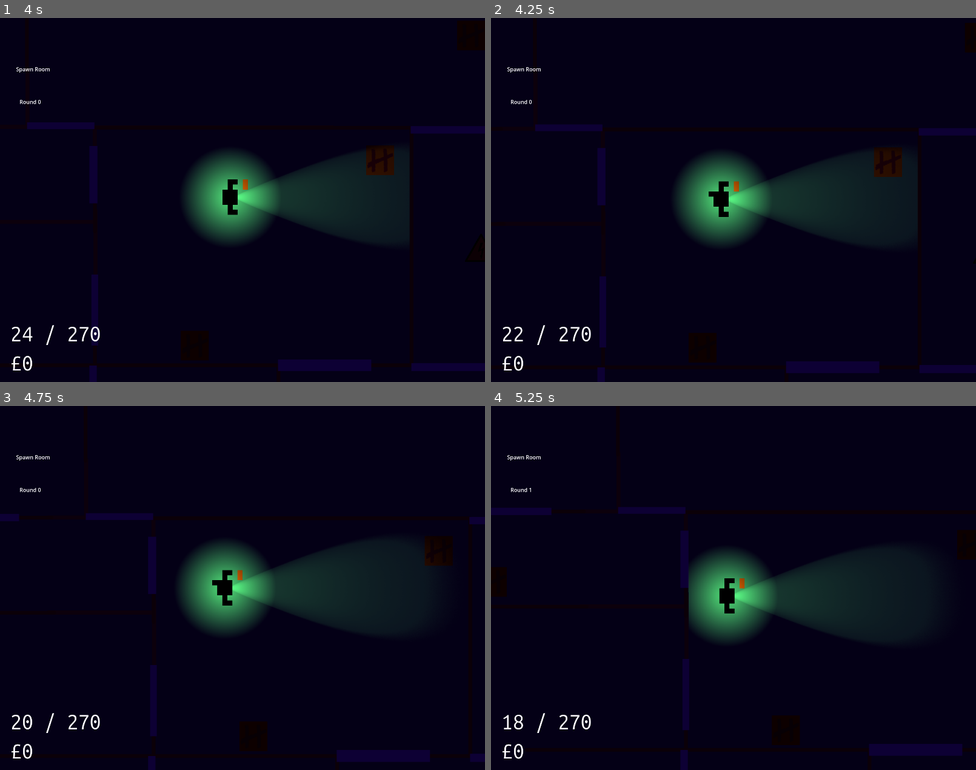
Above: before the commit, frames 1-4 (two rows, left to right).
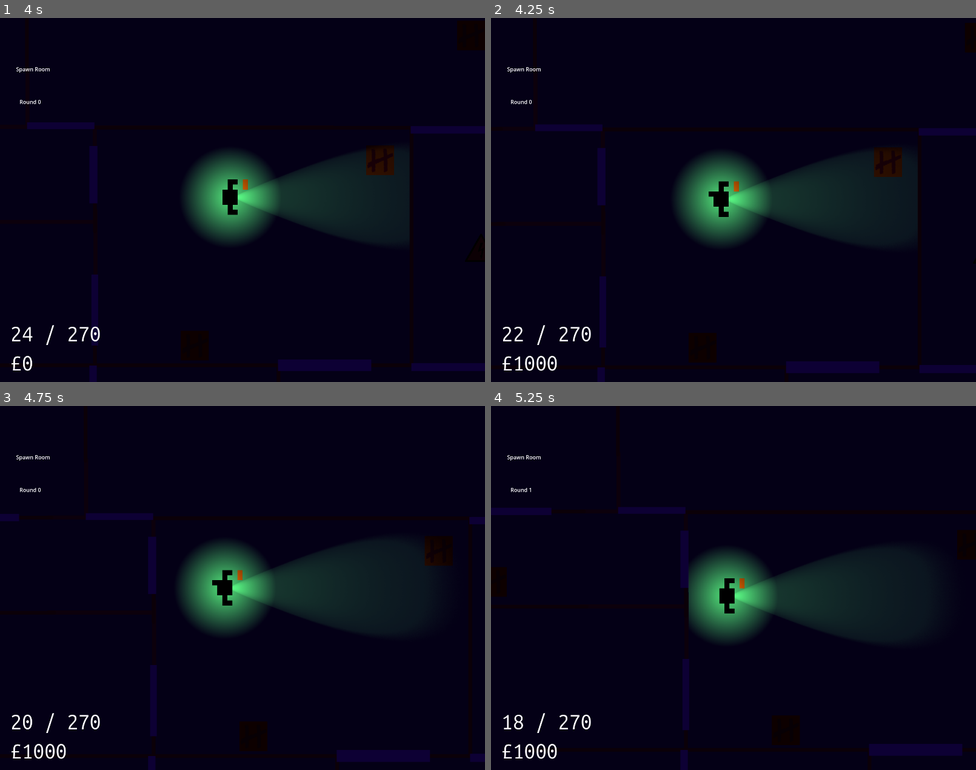
Above: after the commit, the same moments.

Repository: hamzuh/DoubleTap
Game: Godot game, scene res://Entities/basescene.tscn
Same seed, same stepped clock (60 frames per second), same inputs: the game is played once before the commit and once after it. Sound files missing from this copy of the repository are replaced by a short silence.
Inputs (mouse positions are in pixels of both pictures, inside the frame that each line leads up to):
- Up to frame 1 (4 s): tap Enter (ui_accept) at 0.5, 0.77, 1.52, 3.02, 3.77 s; move the mouse to (349, 181) at 0.52 s; press the mouse at (349, 181) at 0.53 s; hold Right (ui_right) 0.53-1.28 s; move the mouse to (145, 218) at 1.27 s; release the mouse at (145, 218) at 1.28 s; hold Down (ui_down) 1.28-2.03 s; tap M (Heavy Attack) at 1.35 s; click (145, 218) at 1.55 s; move the mouse to (291, 119) at 2.02 s; hold Right (ui_right) 2.03-2.78 s; hold N (Light Attack) 2.03-2.78 s; click (291, 119) at 2.3 s; move the mouse to (218, 272) at 2.77 s; hold Up (ui_up) 2.78-3.53 s; tap P (Swap Weapon) at 2.85 s; click (218, 272) at 3.05 s; move the mouse to (388, 254) at 3.52 s; press the mouse at (388, 254) at 3.53 s; hold Left (ui_left) from 3.53 s (still down)
- Up to frame 2 (4.25 s): keep holding Left (ui_left); tap O (debug_money, bound only after the commit) at 4.15 s
- Up to frame 3 (4.75 s): keep holding Left (ui_left); move the mouse to (97, 533) at 4.27 s; release the mouse at (97, 533) at 4.28 s; click (97, 533) at 4.35 s; tap Enter (ui_accept) at 4.52 s
- Up to frame 4 (5.25 s): move the mouse to (757, 588) at 5.02 s; release Left (ui_left) at 5.03 s; press the mouse at (757, 588) at 5.03 s; hold Down (ui_down) from 5.03 s (still down); tap M (Heavy Attack) at 5.1 s

Frame 1 is identical in both runs. In frame 2, 0.2% of the frame differs, in the area x 4-14%, y 92-97%; in frame 3, 0.2%; in frame 4, 0.2%.

Commit message:
Implemented hitstop through an autoload signal, partially organised collision objects into layers and masks, decoupled weapon tracers from source, added debug helper inputs through another autoload.

Diff:
--- a/Audio/Bus Layouts/default_bus_layout.tres
+++ b/Audio/Bus Layouts/default_bus_layout.tres
@@ -1,4 +1,14 @@
 [gd_resource type="AudioBusLayout" format=3 uid="uid://le67uakjy4xq"]
+
+[sub_resource type="AudioEffectHighPassFilter" id="AudioEffectHighPassFilter_3iryl"]
+resource_name = "HighPassFilter"
+resonance = 0.72
+
+[sub_resource type="AudioEffectReverb" id="AudioEffectReverb_3iryl"]
+resource_name = "Reverb"
+damping = 0.34
+hipass = 0.21
+wet = 0.73
 
 [sub_resource type="AudioEffectReverb" id="AudioEffectReverb_j3pel"]
 resource_name = "Reverb"
@@ -14,6 +24,10 @@
 bus/1/bypass_fx = false
 bus/1/volume_db = 0.0
 bus/1/send = &"Master"
+bus/1/effect/0/effect = SubResource("AudioEffectHighPassFilter_3iryl")
+bus/1/effect/0/enabled = false
+bus/1/effect/1/effect = SubResource("AudioEffectReverb_3iryl")
+bus/1/effect/1/enabled = false
 bus/2/name = &"Weapons"
 bus/2/solo = false
 bus/2/mute = false
--- a/Entities/Environments/level1.tscn
+++ b/Entities/Environments/level1.tscn
@@ -458,6 +458,7 @@
 occluder = SubResource("OccluderPolygon2D_pieet")
 
 [node name="DoorBuyable" type="Area2D" parent="." unique_id=1852761078]
+collision_layer = 16
 
 [node name="db1" type="CollisionShape2D" parent="DoorBuyable" unique_id=1998706202]
 position = Vector2(-200.5, -65.5)
@@ -527,41 +528,49 @@
 [node name="Rooms" type="Node2D" parent="." unique_id=236383634]
 
 [node name="Spawn Room" type="Area2D" parent="Rooms" unique_id=499246318]
+collision_layer = 32
 
 [node name="CollisionPolygon2D" type="CollisionPolygon2D" parent="Rooms/Spawn Room" unique_id=1634844253]
 polygon = PackedVector2Array(-196, -206, -197, 496, 743, 499, 743, -206)
 
 [node name="First Corridor" type="Area2D" parent="Rooms" unique_id=833240900]
+collision_layer = 32
 
 [node name="CollisionPolygon2D" type="CollisionPolygon2D" parent="Rooms/First Corridor" unique_id=780900713]
 polygon = PackedVector2Array(-851, -205, -853, 74, -199, 73, -200, -208)
 
 [node name="C Room" type="Area2D" parent="Rooms" unique_id=744182325]
+collision_layer = 32
 
 [node name="CollisionPolygon2D" type="CollisionPolygon2D" parent="Rooms/C Room" unique_id=1321076364]
 polygon = PackedVector2Array(-196, 76, -1006, 74, -1003, 1009, -205, 1007)
 
 [node name="Bunk Room" type="Area2D" parent="Rooms" unique_id=766075443]
+collision_layer = 32
 
 [node name="CollisionPolygon2D" type="CollisionPolygon2D" parent="Rooms/Bunk Room" unique_id=489609488]
 polygon = PackedVector2Array(-200, 500, -202, 1004, 1009, 1006, 1004, 501)
 
 [node name="Power Room" type="Area2D" parent="Rooms" unique_id=70561200]
+collision_layer = 32
 
 [node name="CollisionPolygon2D" type="CollisionPolygon2D" parent="Rooms/Power Room" unique_id=1912196098]
 polygon = PackedVector2Array(742, -203, 743, 501, 1018, 499, 1007, -203)
 
 [node name="The Great Outdoors" type="Area2D" parent="Rooms" unique_id=85180377]
+collision_layer = 32
 
 [node name="CollisionPolygon2D" type="CollisionPolygon2D" parent="Rooms/The Great Outdoors" unique_id=2059124507]
 polygon = PackedVector2Array(-396, -211, 1013, -204, 1003, -747, -28, -743, -29, -1008, -398, -1008)
 
 [node name="Hell Shed" type="Area2D" parent="Rooms" unique_id=2055327701]
+collision_layer = 32
 
 [node name="CollisionPolygon2D" type="CollisionPolygon2D" parent="Rooms/Hell Shed" unique_id=1632451148]
 polygon = PackedVector2Array(-27, -1008, -27, -746, 1005, -746, 1004, -1009)
 
 [node name="Surprise!" type="Area2D" parent="Rooms" unique_id=1589319768]
+collision_layer = 32
 
 [node name="CollisionPolygon2D" type="CollisionPolygon2D" parent="Rooms/Surprise!" unique_id=2128569668]
 polygon = PackedVector2Array(-396, -211, -401, -1012, -1004, -1002, -1005, -210)
@@ -591,6 +600,7 @@
 
 [node name="Power Switch" type="Area2D" parent="." unique_id=858898078]
 position = Vector2(950, 150)
+collision_layer = 16
 
 [node name="Sprite2D" type="Sprite2D" parent="Power Switch" unique_id=1065267746]
 scale = Vector2(0.05, 0.05)
--- a/Entities/Powerup.tscn
+++ b/Entities/Powerup.tscn
@@ -8,6 +8,7 @@
 size = Vector2(100, 100)
 
 [node name="Powerup" type="Area2D" unique_id=1413027866]
+collision_layer = 8
 script = ExtResource("1_t7m5g")
 
 [node name="Sprite2D" type="Sprite2D" parent="." unique_id=569697315]
--- a/Entities/Weapon.tscn
+++ b/Entities/Weapon.tscn
@@ -29,7 +29,8 @@
 collide_with_areas = true
 
 [node name="Line2D" type="Line2D" parent="." unique_id=2103399184]
-show_behind_parent = true
+top_level = true
+z_index = 1
 material = SubResource("ShaderMaterial_l1yfq")
 points = PackedVector2Array(0, 0, 0, 50)
 closed = true
--- a/Entities/followerenemy.tscn
+++ b/Entities/followerenemy.tscn
@@ -2,6 +2,25 @@
 
 [ext_resource type="Script" uid="uid://c5b3ape1fuatr" path="res://Scripts/followerEnemy.gd" id="1_swvey"]
 [ext_resource type="Texture2D" uid="uid://c24jw8vj2v1ya" path="res://Art/Enemies/enemy.png" id="2_sngmf"]
+
+[sub_resource type="SpriteFrames" id="SpriteFrames_swvey"]
+animations = [{
+"frames": [{
+"duration": 1.0,
+"texture": ExtResource("2_sngmf")
+}],
+"loop": false,
+"name": &"death",
+"speed": 2.0
+}, {
+"frames": [{
+"duration": 1.0,
+"texture": ExtResource("2_sngmf")
+}],
+"loop": true,
+"name": &"walk",
+"speed": 5.0
+}]
 
 [sub_resource type="CircleShape2D" id="CircleShape2D_7upyn"]
 radius = 17.0
@@ -15,8 +34,9 @@
 motion_mode = 1
 script = ExtResource("1_swvey")
 
-[node name="Sprite2D" type="Sprite2D" parent="." unique_id=1503296724]
-texture = ExtResource("2_sngmf")
+[node name="AnimatedSprite2D" type="AnimatedSprite2D" parent="." unique_id=1559935375]
+sprite_frames = SubResource("SpriteFrames_swvey")
+animation = &"death"
 
 [node name="CollisionShape2D" type="CollisionShape2D" parent="." unique_id=1839065831]
 shape = SubResource("CircleShape2D_7upyn")
@@ -30,4 +50,5 @@
 [node name="LightOccluder2D" type="LightOccluder2D" parent="." unique_id=1474520109]
 occluder = SubResource("OccluderPolygon2D_swvey")
 
+[connection signal="animation_finished" from="AnimatedSprite2D" to="." method="_on_animated_sprite_2d_animation_finished"]
 [connection signal="timeout" from="Timer" to="." method="_on_timer_timeout"]
--- a/Entities/player.tscn
+++ b/Entities/player.tscn
@@ -111,6 +111,7 @@
 [node name="Player" type="CharacterBody2D" unique_id=153121857 groups=["Player"]]
 z_index = 2
 texture_filter = 1
+collision_mask = 57
 motion_mode = 1
 script = ExtResource("1_dcg4n")
 
--- a/Scripts/Player/CharacterBody2D.gd
+++ b/Scripts/Player/CharacterBody2D.gd
@@ -47,6 +47,7 @@
 func _ready() -> void:
 	state_machine.init(self, movement_animation)
 	$AudioListener2D.make_current()
+	Globals.hitstop.connect(_on_hitstop)
 
 func _unhandled_input(event: InputEvent) -> void:
 	state_machine.process_input(event)
@@ -145,3 +146,8 @@
 				instakill = false
 			"Double Points":
 				double_points = false
+
+func _on_hitstop(start, timescale, camera_shake, intensity, time):
+	movement_animation.speed_scale = timescale
+	if not start and camera_shake:
+		camera.shake(intensity, time)
--- a/Scripts/Player/Hitboxes.gd
+++ b/Scripts/Player/Hitboxes.gd
@@ -9,7 +9,10 @@
 			if hitbox.disabled == false:
 				body.hit(owner, hitbox.damage, hitbox.knockback, owner.instakill)
 				if hitbox == $LK:
-					owner.camera.shake(11, 0.15)
+					Globals.hitstop_activate(0.1, 0, true, 11, 0.15)
+					#owner.camera.shake(11, 0.15)
+					# This sucks major ass
+					await await get_tree().create_timer(0.1, true, false, true).timeout
 				owner.melee_audio.stream = hitbox.onHitSFX
 				owner.melee_audio.play()
 				#print(hitbox)
--- a/Scripts/Player/States/Moving.gd
+++ b/Scripts/Player/States/Moving.gd
@@ -14,6 +14,6 @@
 	direction = Input.get_vector("ui_left", "ui_right", "ui_up", "ui_down")
 	if direction == Vector2(0, 0):
 		return idle_state
-	parent.velocity = direction * parent.speed
+	parent.velocity = direction * parent.speed * Globals.speed_scale
 	parent.move_and_slide()
 	return null
--- a/Scripts/Weapons/coin.gd
+++ b/Scripts/Weapons/coin.gd
@@ -14,22 +14,20 @@
 
 func _physics_process(delta: float) -> void:
 	if active >= 0:
-		position += direction * speed
-		active -= delta
+		position += direction * speed * Globals.speed_scale
+		active -= delta * Globals.speed_scale
 	else:
 		queue_free()
-	if tracerCooldown > 0:
-		speed = 0
+	if tracerCooldown >= 0:
 		tracerCooldown -= delta
 		if tracerCooldown < 0.15:
 			audioPlayer.stop()
 	else:
 		if shot:
-			hitter.camera.shake(25, 0.3)
+			#hitter.camera.shake(25, 0.3)
 			shot = false
 			audioPlayer.stream = load("res://Audio/Weapons/Coin/superhit.wav")
 			audioPlayer.play()
-		speed = 7
 		tracer.visible = false
 		flash.visible = false
 
@@ -50,5 +48,6 @@
 		flash.visible = true
 		shot = true
 		tracerCooldown = 0.3
+		Globals.hitstop_activate(0.3, 0, true, 25, 0.3)
 	audioPlayer.stream = load("res://Audio/Weapons/Coin/coinhit.wav")
 	audioPlayer.play()
--- a/Scripts/Weapons/weapon.gd
+++ b/Scripts/Weapons/weapon.gd
@@ -65,9 +65,9 @@
 
 func _physics_process(delta: float) -> void:
 	if cooldown > 0:
-		cooldown -= delta
+		cooldown -= delta * Globals.speed_scale
 	if tracerCooldown > 0:
-		tracerCooldown -= delta
+		tracerCooldown -= delta * Globals.speed_scale
 	else:
 		tracer.visible = false
 		muzzleFlash.visible = false
@@ -85,10 +85,11 @@
 		# Maybe change this to take info from resource and increase intensity over time for automatics
 		get_parent().camera.shake(8, 0.08)
 		ray.target_position = Vector2(1000, 0).rotated(randf_range(-PI/2, PI/2) * spread)
+		tracer.set_point_position(0, get_parent().position)
 		if ray.is_colliding():
 			if ray.get_collider().is_in_group("Coin"):
 				ray.get_collider().hit(get_parent(), weaponName, damage, knockback, get_parent().instakill)
-				tracer.set_point_position(1, to_local(ray.get_collider().position))
+				tracer.set_point_position(1, ray.get_collider().position)
 				tracer.gradient.set_color(1, Color(1, 1, 1))
 				tracer.width_curve.set_point_value(0, 1)
 				#print("ting")
@@ -97,9 +98,10 @@
 				tracer.gradient.set_color(1, Color(1, 0.71, 0))
 				if ray.get_collider().is_in_group("Enemy"):
 					ray.get_collider().hit(get_parent(), damage, knockback, get_parent().instakill)
-				tracer.set_point_position(1, to_local(ray.get_collision_point()))
+				tracer.set_point_position(1, ray.get_collision_point())
 		else:
-			tracer.set_point_position(1, ray.target_position)
+			tracer.set_point_position(1, (get_parent().position + (ray.target_position.rotated(get_parent().rotation))))
+			print(ray.target_position)
 		muzzleFlash.visible = true
 		tracer.visible = true
 		tracerCooldown = 0.02
--- a/Scripts/basescene.gd
+++ b/Scripts/basescene.gd
@@ -34,7 +34,9 @@
 	return get_node("Level")
 
 func get_current_enemy_count():
-	return get_tree().get_nodes_in_group("Enemy").size()
+	# Rework this, it's a little hacky
+	# Probably only need to check against the second arg
+	return min(get_tree().get_nodes_in_group("Enemy").size(), get_tree().get_nodes_in_group("Enemy").filter(func(enemy): return enemy.dead == false).size())
 
 func _on_enemy_enemy_dead(enemy_position) -> void:
 	# Random chance to spawn powerup
--- /dev/null
+++ b/Scripts/debug_helpers.gd
@@ -0,0 +1,7 @@
+extends Node
+
+@onready var Player = get_node("../Main/Player")
+
+func _input(event: InputEvent) -> void:
+	if Input.is_action_just_pressed("debug_money"):
+		Player.increase_points(1000)
--- a/Scripts/followerEnemy.gd
+++ b/Scripts/followerEnemy.gd
@@ -3,7 +3,7 @@
 @onready var Player = get_parent().get_Player()
 @onready var Level = get_parent().get_Level()
 @onready var navigation_agent: NavigationAgent2D = $NavigationAgent2D
-@onready var sprite = $Sprite2D
+@onready var sprite = $AnimatedSprite2D
 @onready var occluder = $LightOccluder2D
 @onready var navtimer = $Timer
 
@@ -17,6 +17,9 @@
 var knock: bool = false
 var knockforce: float
 var knockdirect: Vector2
+
+# Death variables - probably needs changing later
+var dead: bool = false
 
 # Signals
 signal enemy_dead(position)
@@ -36,32 +39,37 @@
 
 func die(killer):
 	killer.increase_points(50)
+	dead = true
+	# Hmm
+	# Probably looks better after a proper animation
+	$CollisionShape2D.disabled = true
 	enemy_dead.emit(position)
-	# print("I died!")
-	# Add blood spurting effect
-	# Play death noise
-	queue_free()
-
+	# Substitute for death animation
+	sprite.play("death")
 ###
 
 func _ready() -> void:
 	navigation_agent.velocity_computed.connect(Callable(_on_velocity_computed))
 	set_movement_target(Player.position + variation)
+	Globals.hitstop.connect(_on_hitstop)
 
 func set_movement_target(movement_target: Vector2):
 	navigation_agent.set_target_position(movement_target)
 
 func _physics_process(delta):
 	if knock:
-		velocity = knockdirect * knockforce
+		velocity = knockdirect * knockforce * Globals.speed_scale
 		move_and_slide()
-		knockforce -= 1000 * delta
+		knockforce -= 1000 * delta * Globals.speed_scale
 		if knockforce <= 0:
 			knock = false
 		return
 	#sprite.rotation = velocity.angle()
-	sprite.rotation = lerp_angle(sprite.rotation, velocity.angle(), 0.08)
-	occluder.rotation = sprite.rotation
+	if dead:
+		return
+	if Globals.speed_scale:
+		sprite.rotation = lerp_angle(sprite.rotation, velocity.angle(), 0.08)
+		occluder.rotation = sprite.rotation
 
 	if position.distance_to(Player.position) >= 1000:
 		navtimer.wait_time = 0.5
@@ -79,7 +87,7 @@
 		# If the ray detects no wall in the way...
 		if !(result.get("collider") == Level):
 			# Move straight towards the player
-			velocity = position.direction_to(Player.position) * speed
+			velocity = position.direction_to(Player.position) * speed * Globals.speed_scale
 			move_and_slide()
 			return
 	# If the enemy is super close / in swiping range they should attempt an attack
@@ -91,7 +99,7 @@
 		return
 
 	var next_path_position: Vector2 = navigation_agent.get_next_path_position()
-	var new_velocity: Vector2 = global_position.direction_to(next_path_position) * speed
+	var new_velocity: Vector2 = global_position.direction_to(next_path_position) * speed * Globals.speed_scale
 	if navigation_agent.avoidance_enabled:
 		navigation_agent.set_velocity(new_velocity)
 	else:
@@ -103,3 +111,10 @@
 
 func _on_timer_timeout() -> void:
 	set_movement_target(Player.position + variation)
+
+func _on_hitstop(start, timescale, camera_shake, intensity, time):
+	sprite.speed_scale = timescale
+
+func _on_animated_sprite_2d_animation_finished() -> void:
+	if sprite.animation == "death":
+		queue_free()
--- a/Scripts/globals.gd
+++ b/Scripts/globals.gd
@@ -2,3 +2,23 @@
 
 var speed_scale: float = 1
 @onready var base: Node = get_node("../Main")
+
+#var eq = AudioServer.get_bus_effect(1, 0)
+#var rev = AudioServer.get_bus_effect(1, 1)
+
+signal hitstop(start, timescale, camera_shake, intensity, time)
+
+# Add parameters for activating camera shake, intensity, time etc. after hitstop
+func hitstop_activate(duration, timescale, camera_shake: bool, intensity, time):
+	speed_scale = timescale
+	AudioServer.set_bus_effect_enabled(1, 0, true)
+	AudioServer.set_bus_effect_enabled(1, 1, true)
+	hitstop.emit(true, speed_scale, camera_shake, intensity, time)
+	await get_tree().create_timer(duration, true, false, true).timeout
+	speed_scale = 1
+	AudioServer.set_bus_effect_enabled(1, 0, false)
+	AudioServer.set_bus_effect_enabled(1, 1, false)
+	hitstop.emit(false, speed_scale, camera_shake, intensity, time)
+
+func hitstop_camera_shake():
+	pass
--- a/project.godot
+++ b/project.godot
@@ -27,6 +27,7 @@
 [autoload]
 
 Globals="*uid://dvhsypivafdlc"
+Debug_Helpers="uid://bfbiahn2y2sid"
 
 [display]
 
@@ -109,3 +110,17 @@
 "events": [Object(InputEventJoypadMotion,"resource_local_to_scene":false,"resource_name":"","device":-1,"axis":4,"axis_value":1.0,"script":null)
 ]
 }
+debug_money={
+"deadzone": 0.2,
+"events": [Object(InputEventKey,"resource_local_to_scene":false,"resource_name":"","device":-1,"window_id":0,"alt_pressed":false,"shift_pressed":false,"ctrl_pressed":false,"meta_pressed":false,"pressed":false,"keycode":0,"physical_keycode":79,"key_label":0,"unicode":111,"location":0,"echo":false,"script":null)
+]
+}
+
+[layer_names]
+
+2d_physics/layer_1="Player"
+2d_physics/layer_2="Level"
+2d_physics/layer_3="Enemies"
+2d_physics/layer_4="Powerup"
+2d_physics/layer_5="Interactable Zones"
+2d_physics/layer_6="Individual Rooms"
Not shown, added: Scripts/debug_helpers.gd.uid
Not shown, changed: readme.txt
